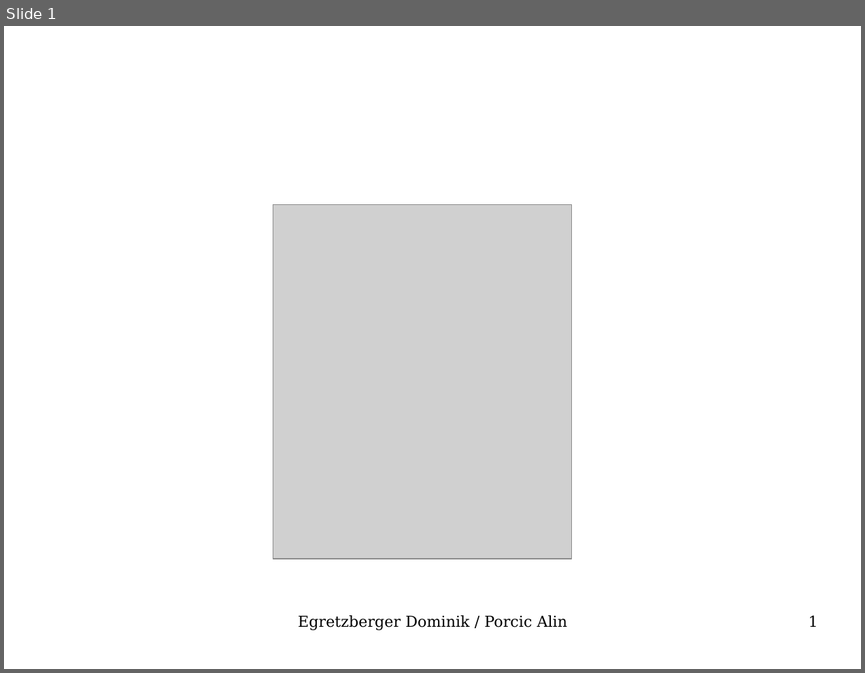
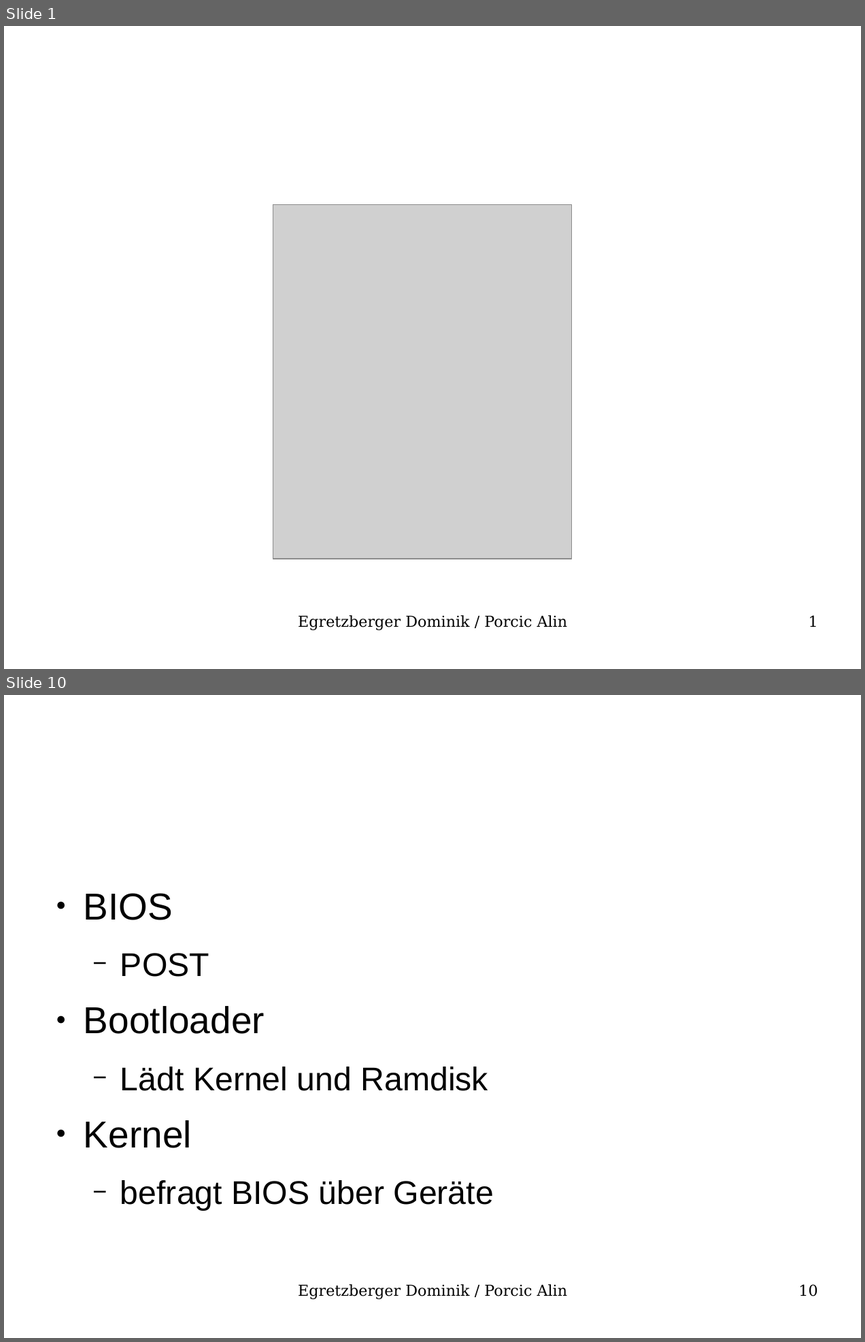
Before and after one commit to onixion/school, a slide deck: DIC/Referat_Linux/referat.odp. Shown one above the other, each under a label of ours: slide 1 before the commit, slides 1 and 10 after it; the slides between them are not shown. The pictures are 865x673 and 865x1342 pixels, drawn with LibreOffice and Linux fonts; fonts in the diff are those of the drawing; grey boxes stand for pictures; background and template pictures are left out. Boxes give left, top, right and bottom in pixels: in the first picture for what was removed or moved away, otherwise in the second. Text is boxed around its words. In the diff, an @@ line names an element or a change of style, - is before the commit and + after.

```diff
--- a/DIC/Referat_Linux/referat.odp
+++ b/DIC/Referat_Linux/referat.odp
@@ slide 10 added at [4, 695, 861, 1338], background #FFFFFF @@
@@ title added at [47, 719, 644, 825], 44.8 pt, text #FFFFFF @@
+Bootvorgang PC
@@ text added at [84, 893, 494, 1210], 30.4 pt, text #000000 @@
+● BIOS
+  − POST
+● Bootloader
+  − Lädt Kernel und Ramdisk
+● Kernel
+  − befragt BIOS über Geräte
@@ text added at [298, 1284, 568, 1299], 14 pt, text #000000 @@
+Egretzberger Dominik / Porcic Alin
@@ page number added at [798, 1284, 817, 1296], 14 pt, text #000000 @@
+10
```
Also in this commit, not shown: 4 slides changed, 6 other slides added, 1 slide removed, 10 other files.
